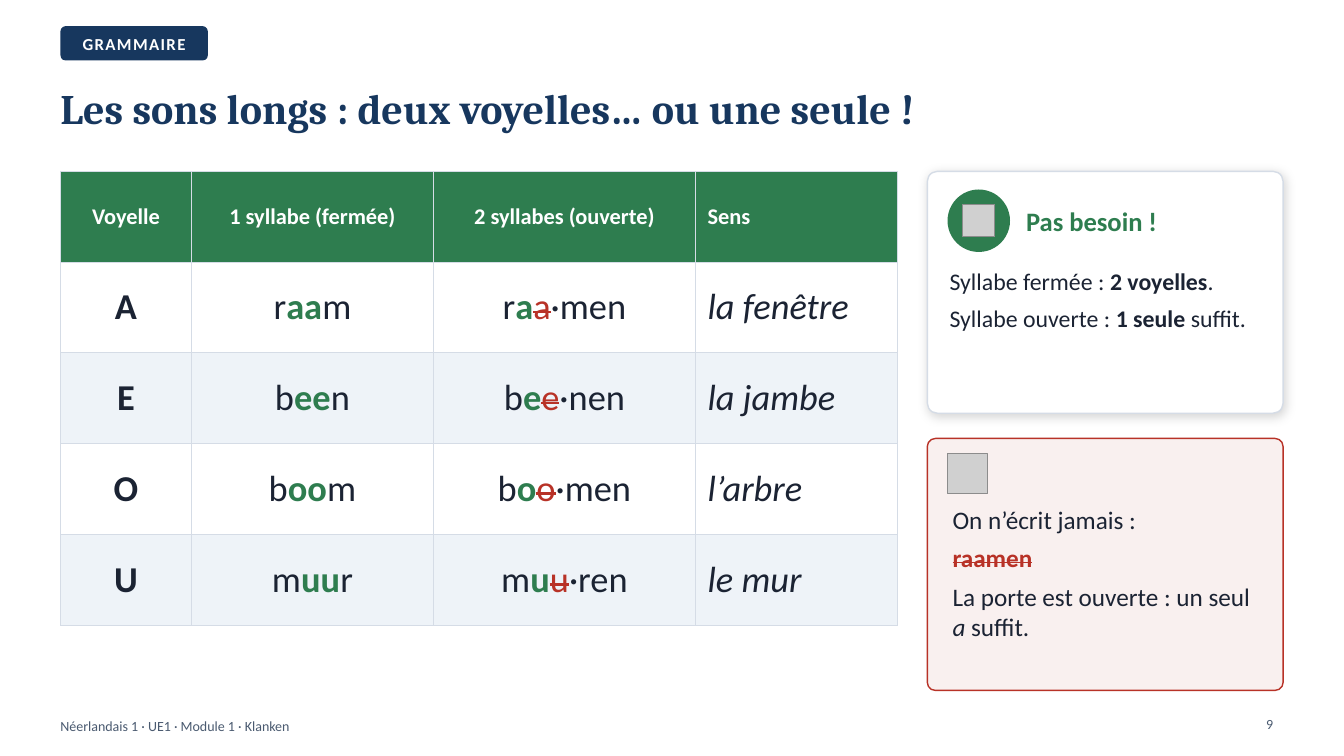
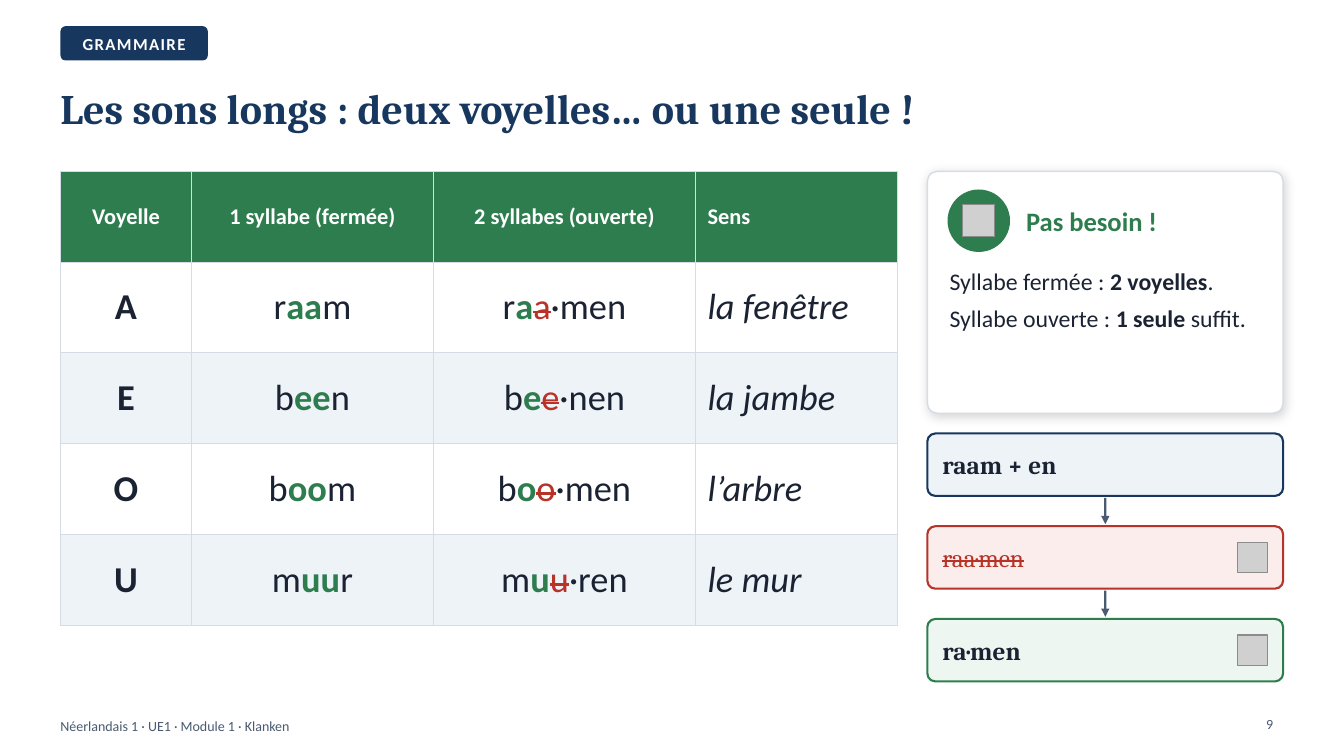
Before and after one commit to ajouniaux/talenleren, a slide deck: slide 9 of neerlandais1/powerpoints/Module_1_Klanken.pptx. Drawn at 1344x756 pixels with LibreOffice and Linux fonts; fonts in the diff are those of the drawing; grey boxes stand for pictures. Boxes give left, top, right and bottom in pixels: in the first picture for what was removed or moved away, otherwise in the second. Text is boxed around its words. In the diff, an @@ line names an element or a change of style, - is before the commit and + after.

```diff
--- a/neerlandais1/powerpoints/Module_1_Klanken.pptx
+++ b/neerlandais1/powerpoints/Module_1_Klanken.pptx
@@ rounded rectangle: place and size @@
-rounded rectangle at bbox=[928, 439, 1284, 691]
+rounded rectangle at bbox=[928, 434, 1284, 496]
@@ rounded rectangle at bbox=[928, 434, 1284, 496]: fill #B83227 at 7% opacity to #EEF3F8; outline #B83227 1 pt to #17375E 1.5 pt; proportions changed @@
@@ text added at bbox=[942, 461, 1056, 474], 18 pt, text #1B2333, bold @@
+raam + en
@@ arrow added from (1105, 498) to (1106, 524), #4A5A70 1.5 pt @@
@@ rounded rectangle added at bbox=[928, 526, 1284, 589], fill #FBEDEB, outline #B83227 1.5 pt @@
@@ text removed at bbox=[953, 511, 1250, 636] @@
-On n’écrit jamais :
-raamen
-La porte est ouverte : un seul a suffit.
@@ text added at bbox=[942, 555, 1024, 567], 18 pt, text #B83227, strikethrough @@
+raa·men
@@ picture: place and size @@
-picture at bbox=[948, 454, 988, 494]
+picture at bbox=[1238, 542, 1268, 573]
@@ arrow added from (1105, 591) to (1106, 617), #4A5A70 1.5 pt @@
@@ rounded rectangle added at bbox=[928, 619, 1284, 682], fill #EDF6F0, outline #2E7D4F 1.5 pt @@
@@ text added at bbox=[942, 647, 1020, 660], 18 pt, text #1B2333, bold @@
+ra·men
@@ picture added at bbox=[1238, 635, 1268, 665] @@
```
Also in this commit, not shown: 14 other slides changed, 41 other files.
